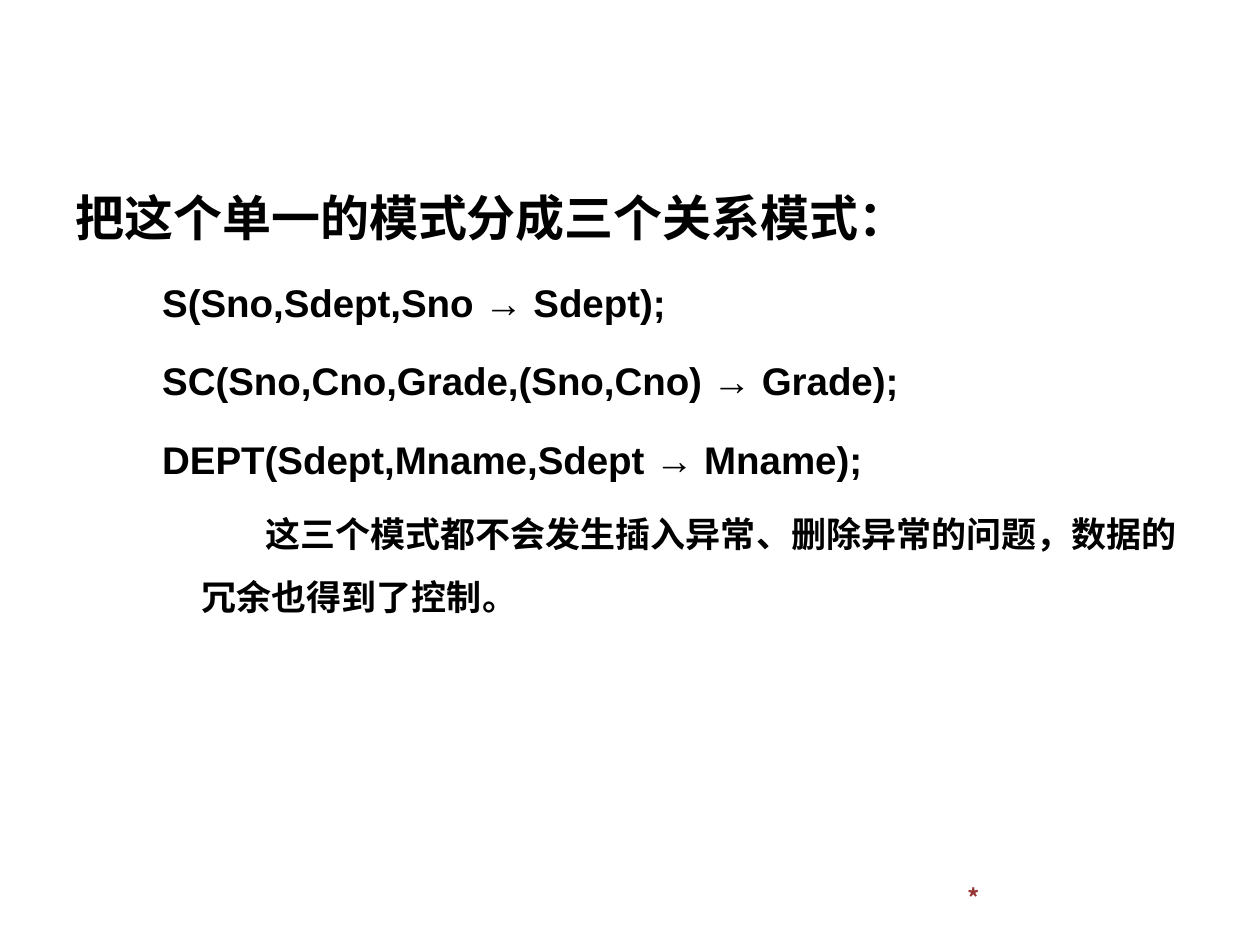
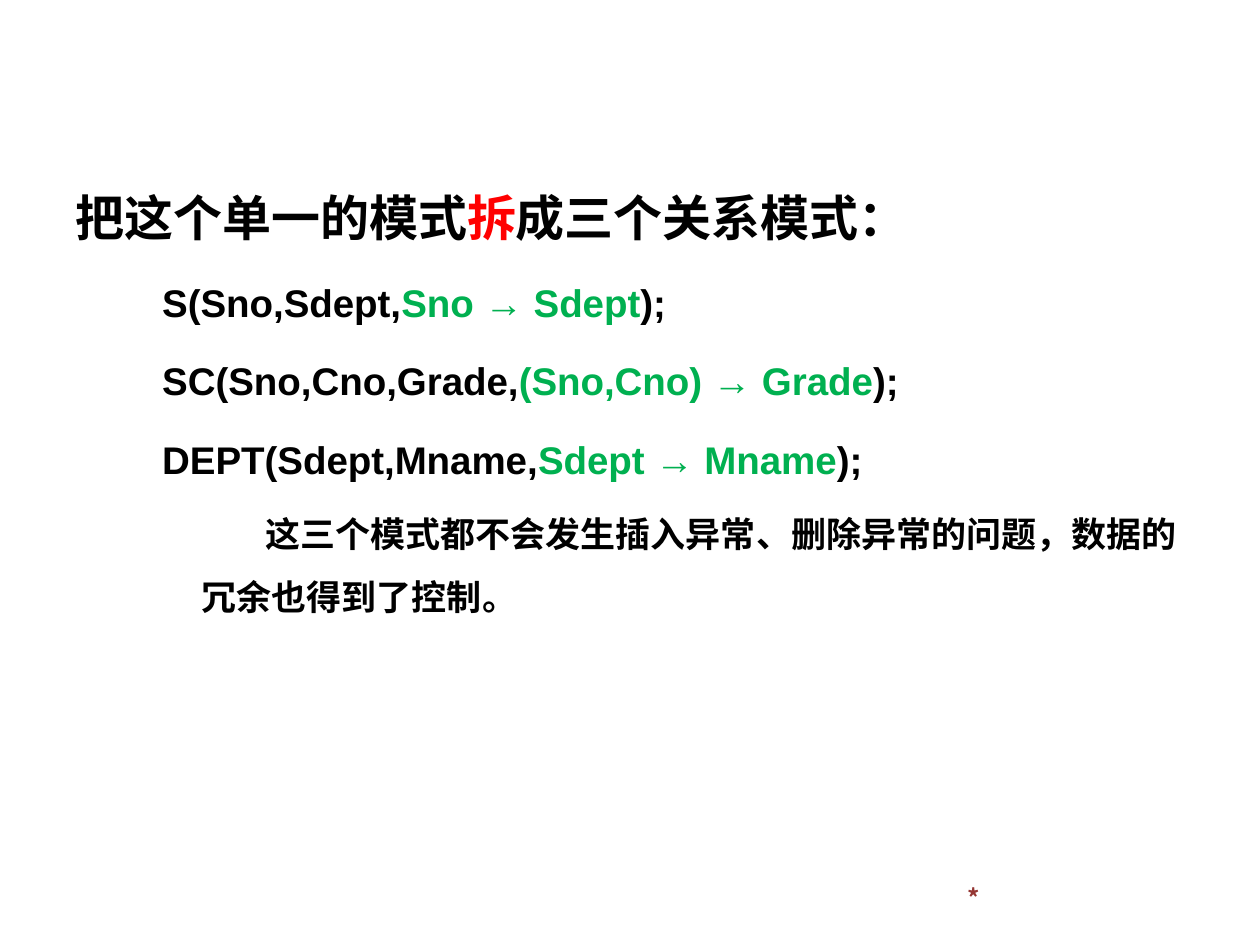
Before and after one commit to HBU/DataBase, a slide deck: slide 13 of PPT/DB第06章.ppt. Drawn at 1260x945 pixels with LibreOffice and Linux fonts; fonts in the diff are those of the drawing; background and template pictures are left out. Boxes give left, top, right and bottom in pixels: in the first picture for what was removed or moved away, otherwise in the second. Text is boxed around its words. In the diff, an @@ line names an element or a change of style, - is before the commit and + after.

```diff
--- a/PPT/DB第06章.ppt
+++ b/PPT/DB第06章.ppt
@@ subtitle at (76,194,908,241): text changed @@
-把这个单一的模式分成三个关系模式：
+把这个单一的模式拆成三个关系模式：
@@ subtitle at (162,289,899,482): text colour #000000 to #00B050 in "S(Sno,Sdept,Sno → Sdept);", "SC(Sno,Cno,Grade,(Sno,Cno) → Grade);", "DEPT(Sdept,Mname,Sdept → Mname);" @@
```
Also in this commit, not shown: 6 other slides changed.
